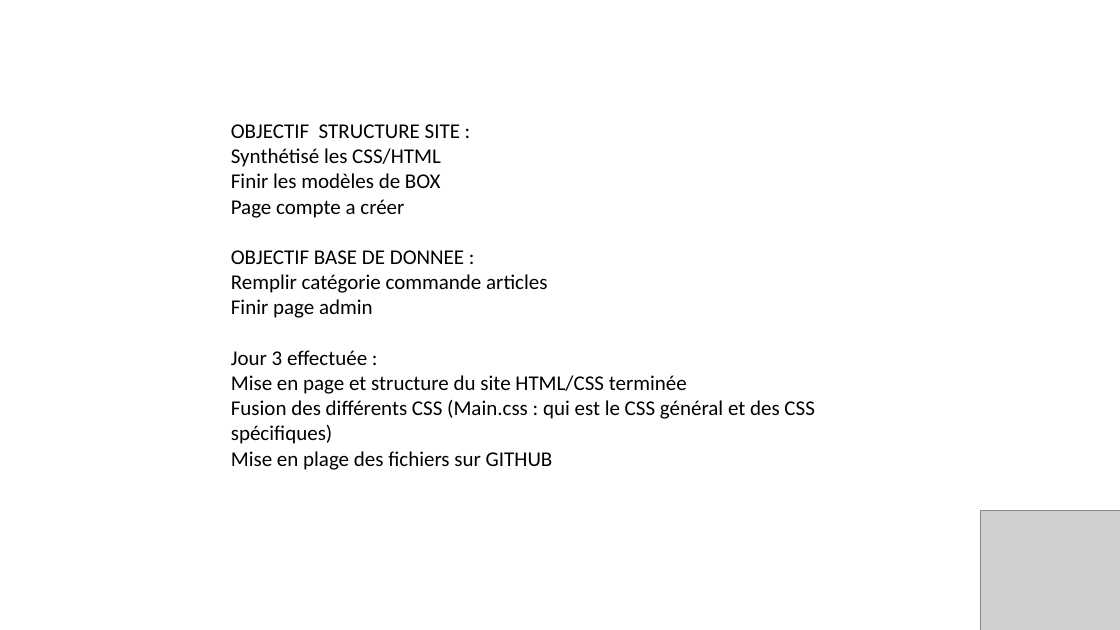
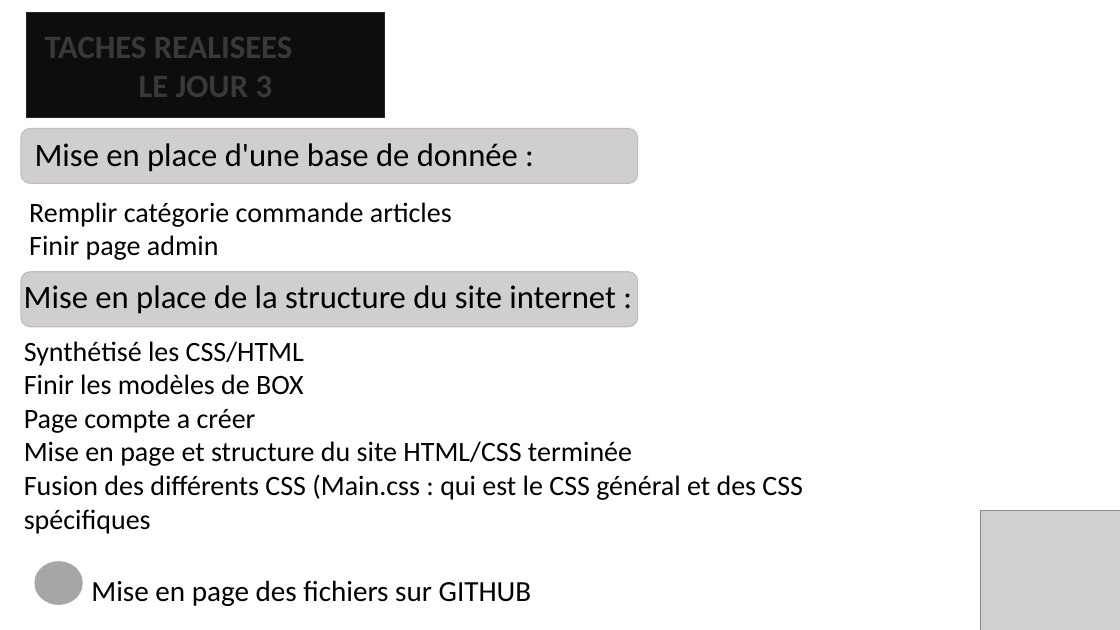
Before and after one commit to ChampemeDylan/UPOP, a slide deck: slide 13 of Présentation UPOP.pptx. Drawn at 1120x630 pixels with LibreOffice and Linux fonts; fonts in the diff are those of the drawing; grey boxes stand for pictures; background and template pictures are left out. Boxes give left, top, right and bottom in pixels: in the first picture for what was removed or moved away, otherwise in the second. Text is boxed around its words. In the diff, an @@ line names an element or a change of style, - is before the commit and + after.

```diff
--- a/Présentation UPOP.pptx
+++ b/Présentation UPOP.pptx
@@ rectangle added at [26, 13, 384, 118], fill #0D0D0D, outline #262626 1 pt, 28 pt, text #3B3838, bold @@
+TACHES REALISEES
+LE JOUR 3
@@ rounded rectangle added at [21, 129, 638, 183], fill #D0CECE, outline #BFBFBF 1 pt @@
@@ text added at [35, 143, 518, 172], 28 pt, text #000000 @@
+Mise en place d'une base de donnée :
@@ text at [231, 124, 460, 138]: paragraph removed @@
-OBJECTIF STRUCTURE SITE :
@@ text added at [29, 202, 452, 260], 24 pt, text #000000 @@
+Remplir catégorie commande articles
+Finir page admin
@@ text at [231, 250, 547, 365]: paragraphs removed @@
-OBJECTIF BASE DE DONNEE :
-Remplir catégorie commande articles
-Finir page admin
-Jour 3 effectuée :
@@ rounded rectangle added at [21, 272, 638, 327], fill #D0CECE, outline #BFBFBF 1 pt @@
@@ text added at [24, 285, 616, 314], 28 pt, text #000000 @@
+Mise en place de la structure du site internet :
@@ text "Synthétisé les CSS/HTML": place and size @@
-text "Synthétisé les CSS/HTML" at [231, 124, 814, 470]
+text "Synthétisé les CSS/HTML" at [24, 341, 803, 534]
@@ text at [24, 341, 632, 466]: size 18 to 24 pt in "Synthétisé les CSS/HTML", "Finir les modèles de BOX", "Page compte a créer", "Mise en page et structure du site ..." @@
@@ text at [24, 475, 803, 534]: text changed; size 18 to 24 pt @@
-Fusion des différents CSS (Main.css : qui est le CSS général et des CSS spécifiques)
-Mise en plage des fichiers sur GITHUB
+Fusion des différents CSS (Main.css : qui est le CSS général et des CSS spécifiques
@@ ellipse added at [35, 562, 82, 605], fill #A6A6A6, outline #A6A6A6 1 pt @@
@@ text added at [91, 580, 532, 606], 25 pt, text #000000 @@
+Mise en page des fichiers sur GITHUB
```
Also in this commit, not shown: 4 other slides changed, 2 slides removed.
